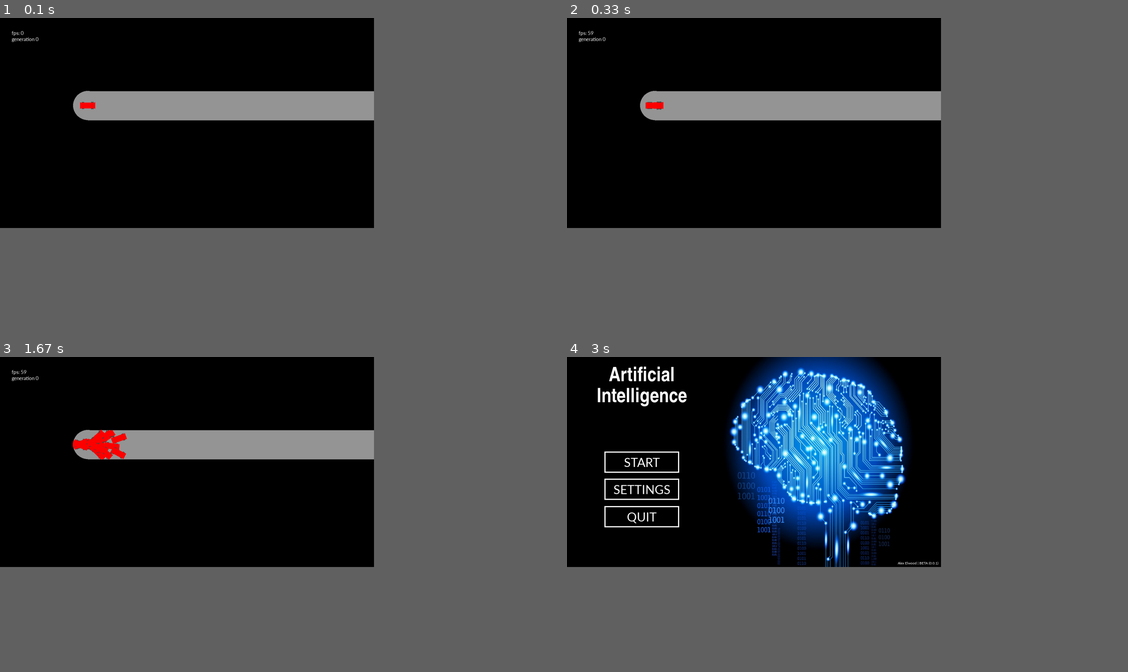
Above: before the commit, frames 1-4 (two rows, left to right).
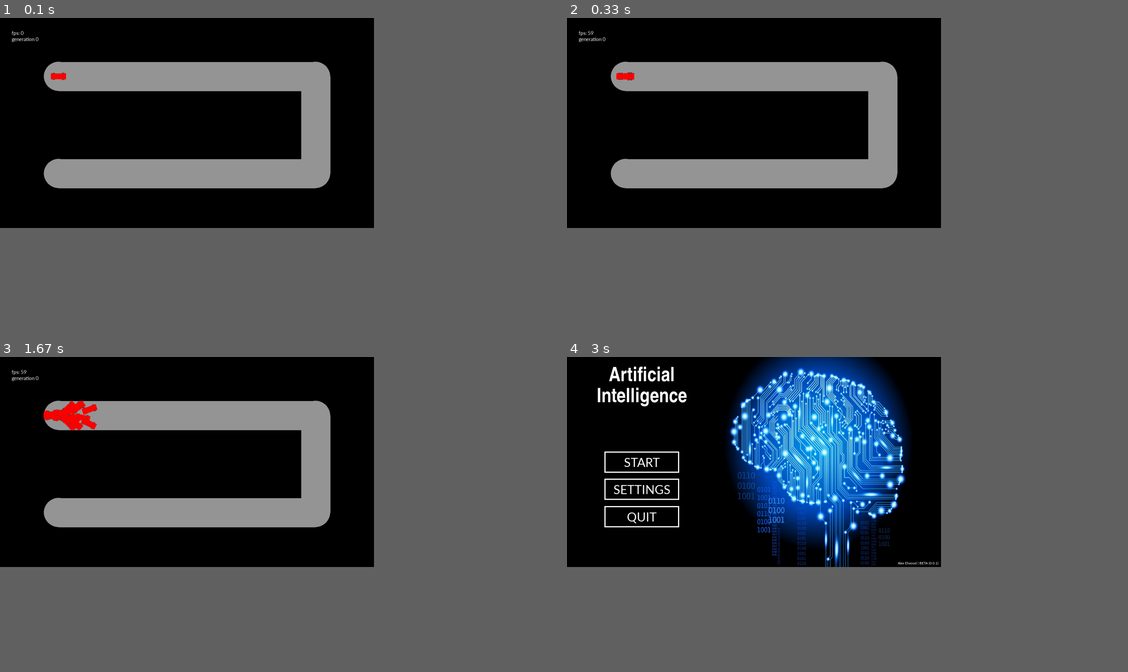
Above: after the commit, the same moments.

Repository: alexelwood14/Hello-AI
Game: pygame game, started from main.py
The game is run twice, just before and just after one commit, with the same random seed, the same clock (stepped at 60 frames per second) and the same inputs.
Inputs:
- Up to frame 1 (0.1 s): no input
- Up to frame 2 (0.33 s): no input
- Up to frame 3 (1.67 s): no input
- Up to frame 4 (3 s): tap Z at 2.33 s; tap M at 2.67 s

The runs differ from the first frame. In frame 1, 14% of the frame differs, in the area x 7-67%, y 13-55%; in frame 2, 14%; in frame 3, 14%; in frame 4, nothing differs.

Commit message:
Added resolution based interface scaling

Diff:
--- a/car_o.py
+++ b/car_o.py
@@ -1,3 +1,4 @@
+import const
 import pygame
 import math
 import map_o
@@ -56,7 +57,7 @@
         self.speed = 0.0
         self.vel = np.array([0.0,0.0])
         self.acc = 0.0
-        self.term_speed = 300
+        self.term_speed = 300*window.get_size()[1]/const.BASE_RES
 
         self.ang = math.pi * 3 / 2
         self.ang_mat = np.array([[math.cos(self.ang), -math.sin(self.ang)],
@@ -393,7 +394,8 @@
         return self.ai.get_weights()
 
     def reset(self):
-        self.pos = np.array([300, 300])
+        asp_ratio = self.window.get_size() / const.BASE_RES
+        self.pos = asp_ratio * np.array([300, 300])
         self.speed = 0.0
         self.vel = np.array([0.0,0.0])
         self.acc = 0.0
--- /dev/null
+++ b/const.py
@@ -0,0 +1 @@
+BASE_RES = 1080
--- a/game.py
+++ b/game.py
@@ -1,3 +1,4 @@
+import const
 import pygame
 import math
 import numpy as np
@@ -93,11 +94,15 @@
     gen = 0
     cars = []
 
-    track_1 = map_o.Map(window, colours["light_grey"], [np.array([300, 300]), np.array([1620, 300]),
-                                                        np.array([1620, 800]), np.array([300, 800])], 100)
+    asp_ratio = window.get_size()[1] / const.BASE_RES
+
+    track_points = [asp_ratio*np.array([300, 300]), asp_ratio*np.array([1620, 300]),
+                    asp_ratio*np.array([1620, 800]), asp_ratio*np.array([300, 800])]
+
+    track_1 = map_o.Map(window, colours["light_grey"], track_points, 100)
 
     for car in range(50):
-        cars.append(car_o.Car(window, resolution, colours, [300, 300], 10))
+        cars.append(car_o.Car(window, resolution, colours, [asp_ratio*300, asp_ratio*300], 10))
 
     while action == "race":
         window.fill(colours["black"])
